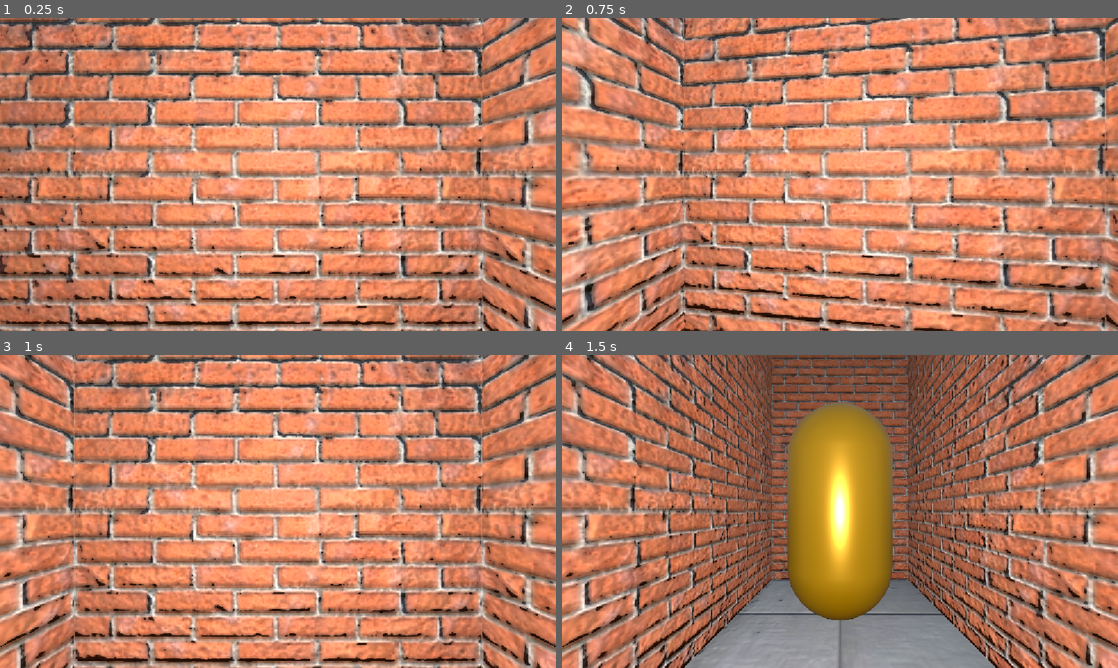
Above: before the commit, frames 1-4 (two rows, left to right).
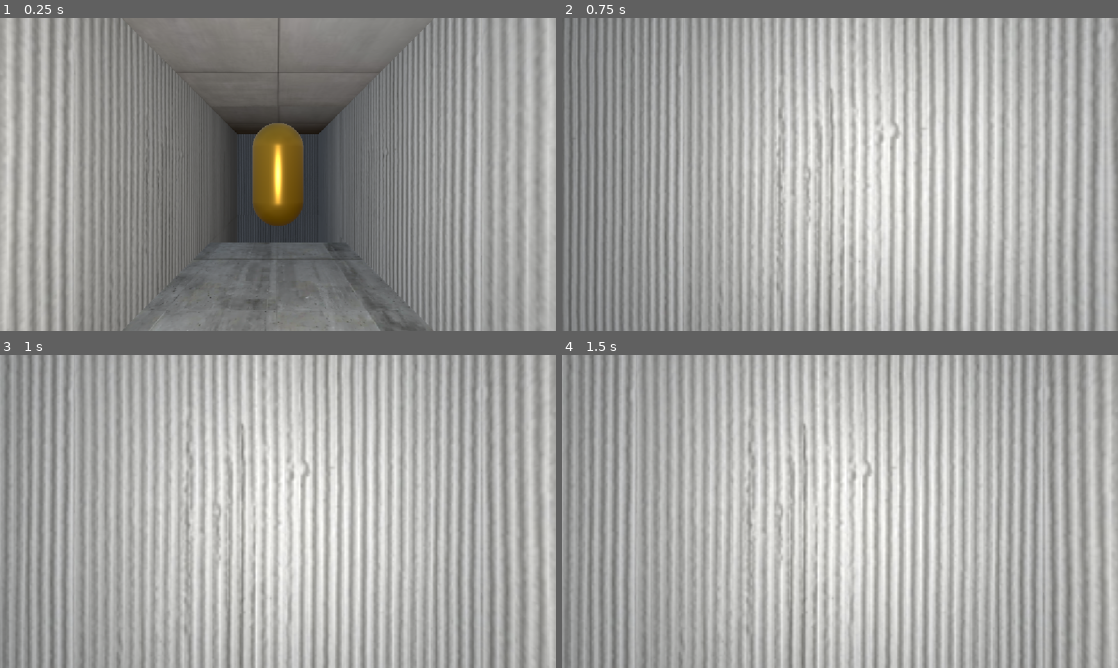
Above: after the commit, the same moments.

Repository: coopermeade-hash/Wall-Crawler
Game: Godot game, scene res://Scenes/game.tscn
The game is run twice, just before and just after one commit, with the same random seed, the same clock (stepped at 60 frames per second) and the same inputs.
Inputs:
- Up to frame 1 (0.25 s): no input
- Up to frame 2 (0.75 s): tap Enter at 0.5 s; hold Right (turn_right) from 0.53 s (still down); hold Space (attack) from 0.53 s (still down)
- Up to frame 3 (1 s): keep holding Right (turn_right); keep holding Space (attack)
- Up to frame 4 (1.5 s): release Right (turn_right) at 1.28 s; release Space (attack) at 1.28 s; hold Down (move_backward) from 1.28 s (still down); tap X (split) at 1.35 s

The runs differ from the first frame. In frame 1, 98% of the frame differs, in the area x 0-100%, y 0-100%; in frame 2, 98%; in frame 3, 98%; in frame 4, 97%.

Commit message:
Trying to fix victim double dipping bug.

Diff:
--- a/wall-crawler/Resources/Materials/wall_mat.tres
+++ b/wall-crawler/Resources/Materials/wall_mat.tres
@@ -1,9 +1,7 @@
 [gd_resource type="StandardMaterial3D" format=3 uid="uid://ch1f7s6lqnar3"]
 
-[ext_resource type="Texture2D" uid="uid://c81abd1owxsre" path="res://Resources/Textures/wall_texture.png" id="1_0owp3"]
-[ext_resource type="Texture2D" uid="uid://ctbrn74hux70y" path="res://Resources/Textures/wall_texture_normal.png" id="2_xroe4"]
+[ext_resource type="Texture2D" uid="uid://diox07yhyoe2j" path="res://Resources/Textures/wall_texture_brutal.png" id="1_0owp3"]
 
 [resource]
 albedo_texture = ExtResource("1_0owp3")
 normal_enabled = true
-normal_texture = ExtResource("2_xroe4")
--- a/wall-crawler/Scenes/Map/WorldGen/world_gen.gd
+++ b/wall-crawler/Scenes/Map/WorldGen/world_gen.gd
@@ -69,7 +69,8 @@
 		#Set the current cell to be part of the maze.
 		cells[current_cell.x][current_cell.y][current_cell.z] = HALLWAY_ID
 
-		maze_cells.append(current_cell)
+		if not maze_cells.has(current_cell):
+			maze_cells.append(current_cell)
 
 
 		#For the life of each walker...
@@ -90,7 +91,6 @@
 			if dirs.is_empty() or i == walker_LENGTH - 1:
 				#We also add the dead end to a list of dead ends, and maze_cells
 				dead_ends.append(current_cell)
-				maze_cells.append(current_cell)
 				break
 
 			#Pick a random selected direction
Binary file added: wall-crawler/Resources/Textures/wall_texture_brutal.png
Not shown, added: wall-crawler/Resources/Textures/wall_texture_brutal.png.import
